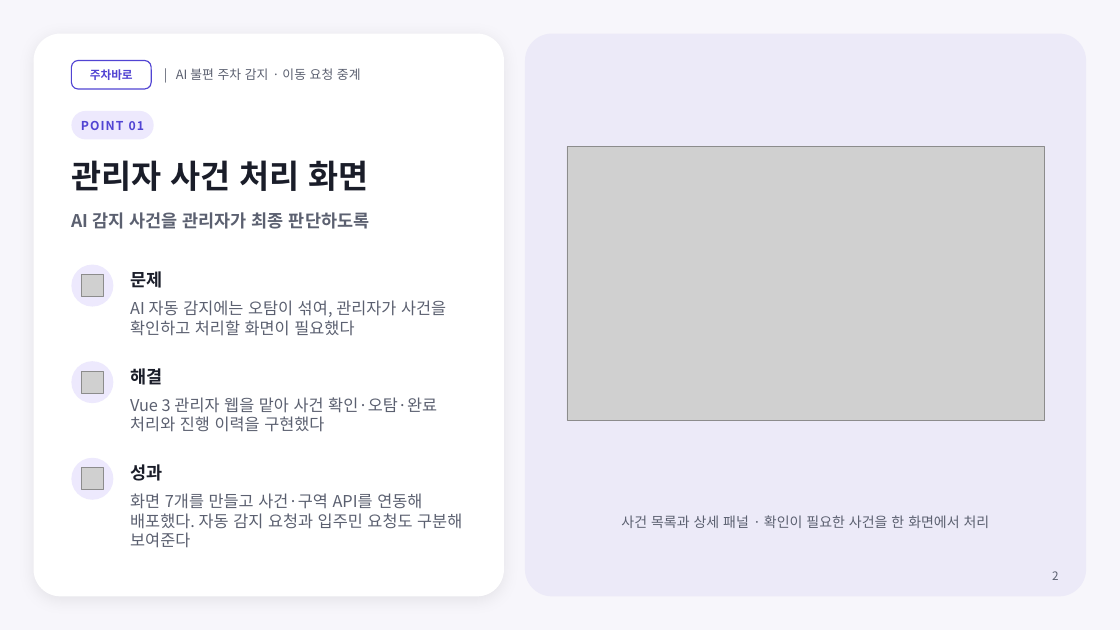
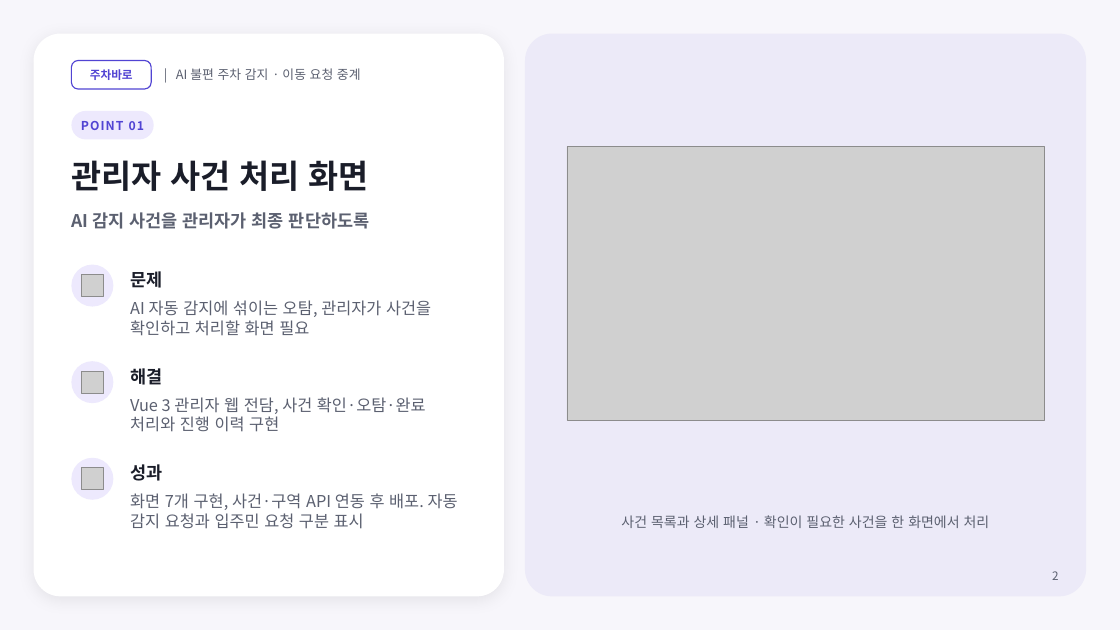
Before and after one commit to nias0ng/juchabaro, a slide deck: slide 2 of frontend/baro-app/docs/design-system/portfolio/deck/주차바로-포트폴리오.pptx. Drawn at 1120x630 pixels with LibreOffice and Linux fonts; fonts in the diff are those of the drawing; grey boxes stand for pictures. Boxes give left, top, right and bottom in pixels: in the first picture for what was removed or moved away, otherwise in the second. Text is boxed around its words. In the diff, an @@ line names an element or a change of style, - is before the commit and + after.

```diff
--- a/frontend/baro-app/docs/design-system/portfolio/deck/주차바로-포트폴리오.pptx
+++ b/frontend/baro-app/docs/design-system/portfolio/deck/주차바로-포트폴리오.pptx
@@ text at (130, 300, 431, 336): text changed @@
-AI 자동 감지에는 오탐이 섞여, 관리자가 사건을 확인하고 처리할 화면이 필요했다
+AI 자동 감지에 섞이는 오탐, 관리자가 사건을 확인하고 처리할 화면 필요
@@ text at (130, 397, 426, 432): text changed @@
-Vue 3 관리자 웹을 맡아 사건 확인·오탐·완료 처리와 진행 이력을 구현했다
+Vue 3 관리자 웹 전담, 사건 확인·오탐·완료 처리와 진행 이력 구현
@@ text at (130, 493, 458, 529): text changed @@
-화면 7개를 만들고 사건·구역 API를 연동해 배포했다. 자동 감지 요청과 입주민 요청도 구분해 보여준다
+화면 7개 구현, 사건·구역 API 연동 후 배포. 자동 감지 요청과 입주민 요청 구분 표시
```
Also in this commit, not shown: 6 other slides changed, 1 other file.
